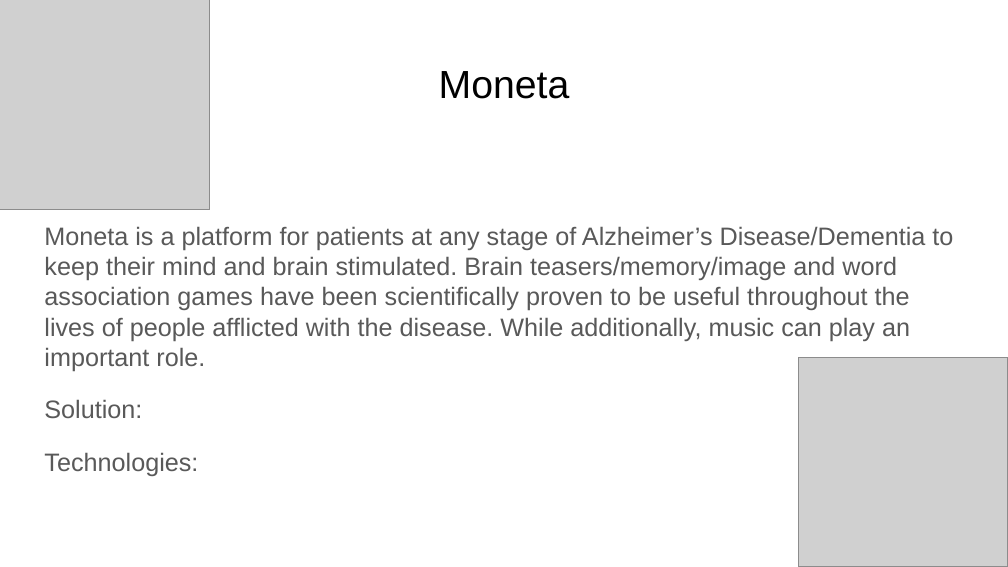
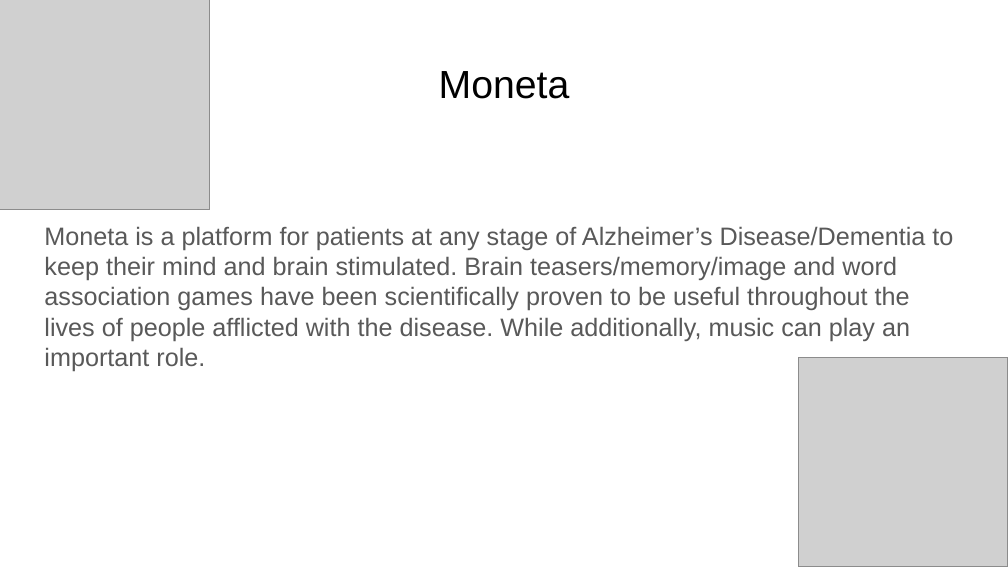
Before and after one commit to vin-cent321/Moneta, a slide deck: slide 2 of client/src/components/layout/Moneta.pptx. Drawn at 1008x567 pixels with LibreOffice and Linux fonts; fonts in the diff are those of the drawing; grey boxes stand for pictures. Boxes give left, top, right and bottom in pixels: in the first picture for what was removed or moved away, otherwise in the second. Text is boxed around its words. In the diff, an @@ line names an element or a change of style, - is before the commit and + after.

Commit message:
fixed ppt error with data overflow

```diff
--- a/client/src/components/layout/Moneta.pptx
+++ b/client/src/components/layout/Moneta.pptx
@@ text at bbox=[44, 399, 198, 476]: paragraphs removed @@
-Solution:
-Technologies:
```
Also in this commit, not shown: 1 other file.
